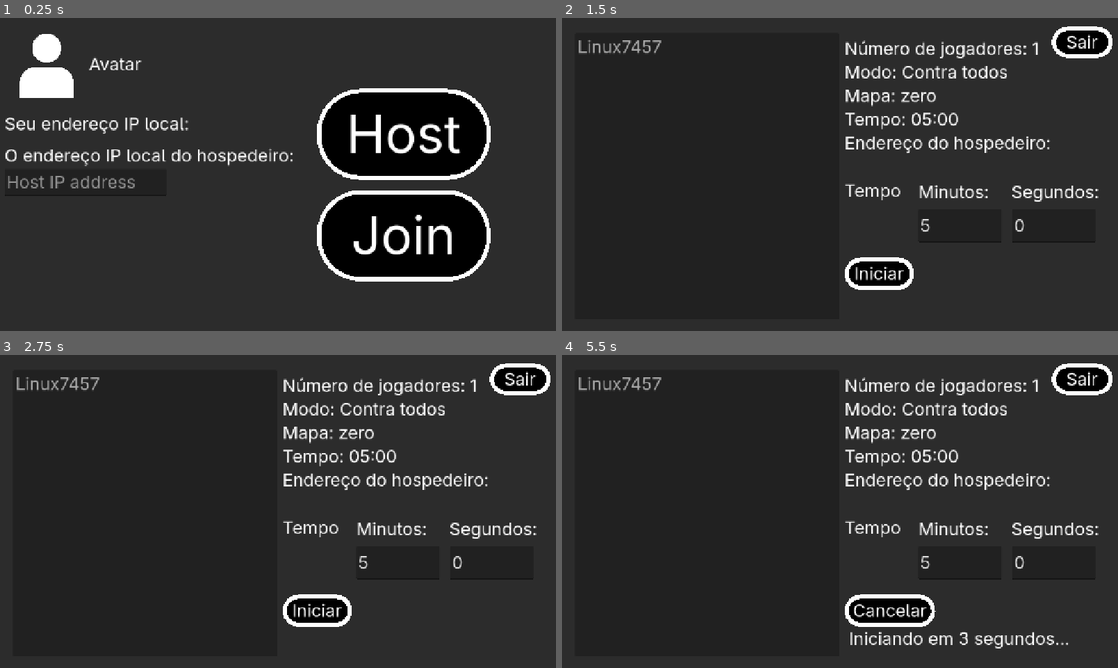
Above: before the commit, frames 1-4 (two rows, left to right).
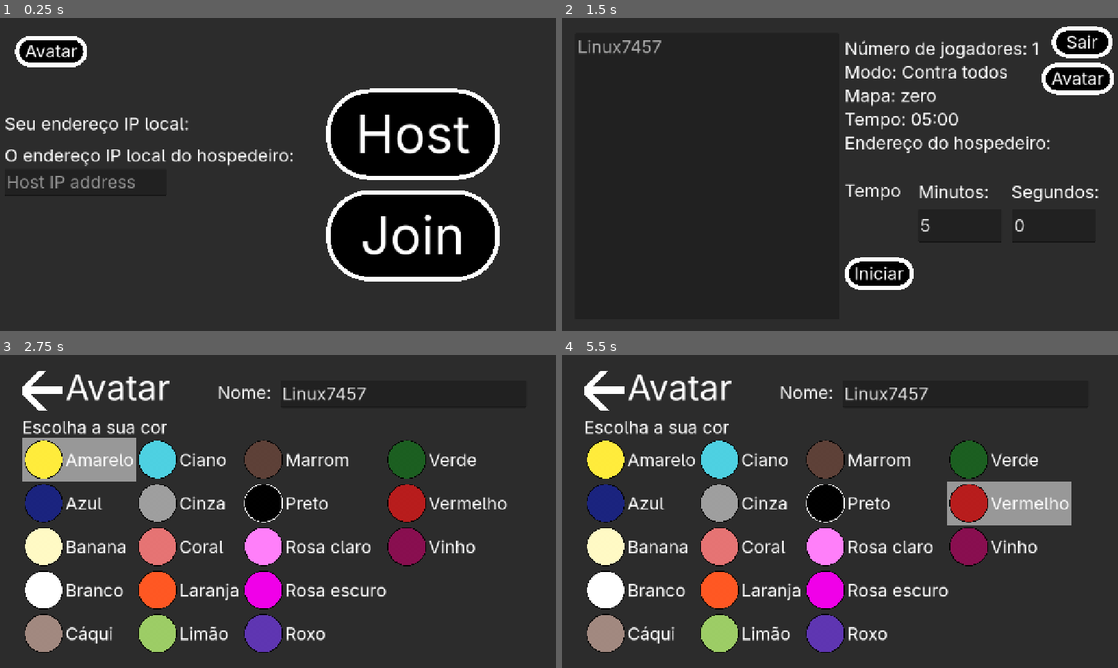
Above: after the commit, the same moments.

Repository: ruanv0/shots_circles
Game: Godot game, scene res://hub.tscn
Same seed, same stepped clock (60 frames per second), same inputs: the game is played once before the commit and once after it.
Inputs (mouse positions are in pixels of both pictures, inside the frame that each line leads up to):
- Up to frame 1 (0.25 s): no input
- Up to frame 2 (1.5 s): click (645, 180) at 0.52 s; type "12" at 0.6 s; click "Host" at 1.25 s
- Up to frame 3 (2.75 s): click (517, 414) at 2 s, where only the run after the commit has a clickable "Avatar"
- Up to frame 4 (5.5 s): click (878, 611) at 2.75 s, where only the run before the commit has a clickable "Iniciar"; click (890, 611) at 3.5 s, where only the run before the commit has a clickable "Cancelar"; click (878, 611) at 4.25 s, where only the run before the commit has a clickable "Iniciar"; tap Enter at 5 s; move the mouse to (962, 495) at 5.02 s; click (962, 495) at 5.17 s

The runs differ from the first frame. In frame 1, 7.8% of the frame differs, in the area x 2-90%, y 5-85%; in frame 2, 1.2%; in frame 3, 25%; in frame 4, 26%, in the area x 3-99%, y 2-96%.
Error before the commit: Out of bounds get index '1' (on base: 'PackedStringArray') (res://hub.gd:15)
Error after the commit: Out of bounds get index '1' (on base: 'PackedStringArray') (res://hub.gd:14)

Commit message:
2025.07.04.0

Diff:
--- a/avatar.gd
+++ b/avatar.gd
@@ -10,7 +10,7 @@
 				 "Rosa Claro", "Rosa Escuro", "Roxo",
 				 "Verde", "Vermelho", "Vinho"]
 var colunas_px = []
-var back_pressed = -1
+var previous_menu = ""
 
 
 func select(num_cor: int) -> void:
@@ -94,18 +94,22 @@
 					break
 		if linha != -1 and coluna != -1:
 			select(5 * coluna + linha)
-		if event.position.x > 50 and event.position.x < 140 and event.position.y > 40 and event.position.y < 130:
-			call_deferred("add_sibling", load("res://hub.tscn").instantiate())
-			queue_free()
-		elif event.index == back_pressed:
-			$back.texture = load("res://back_button.png")
-			back_pressed = -1
-		elif event is InputEventScreenTouch and event.pressed:
-			if event.position.x > 50 and event.position.x < 140 and event.position.y > 40 and event.position.y < 130:
-				$back.texture = load("res://back_button_pressed.png")
-				back_pressed = event.index
 
 
 func _on_name_text_text_changed(new_text) -> void:
 	player_info.user_name = new_text
 	player_info.save()
+
+
+func enable_visibility(previous_menu_: String) -> void:
+	visible = true
+	previous_menu = previous_menu_
+
+
+func _on_sair_pressed() -> void:
+	visible = false
+	if previous_menu == "hub":
+		$"..".disable_visibility(false)
+	elif previous_menu == "multiplayer":
+		$"../multiplayer_menu".visible = true
+		$"../multiplayer_menu".update_player_data.rpc(player_info.cor, player_info.user_name)
--- a/avatar.tscn
+++ b/avatar.tscn
@@ -23,7 +23,7 @@
 [ext_resource type="Texture2D" uid="uid://l0acq5pdbete" path="res://circulos/circulo_vinho.png" id="18_osopg"]
 [ext_resource type="Texture2D" uid="uid://btdfqqnjfwpa6" path="res://fundo_claro.png" id="20_ctk6g"]
 
-[node name="Node2D" type="Node2D"]
+[node name="avatar" type="Node2D"]
 script = ExtResource("1_o0snk")
 
 [node name="name_text" type="LineEdit" parent="."]
@@ -36,11 +36,14 @@
 placeholder_text = "Escreva seu nome"
 max_length = 12
 
-[node name="back" type="Sprite2D" parent="."]
-position = Vector2(50, 40)
-scale = Vector2(0.3, 0.3)
-texture = ExtResource("2_vpdvi")
-centered = false
+[node name="sair" type="Button" parent="."]
+offset_left = 47.0
+offset_top = 31.0
+offset_right = 147.0
+offset_bottom = 131.0
+icon = ExtResource("2_vpdvi")
+flat = true
+expand_icon = true
 
 [node name="select" type="Sprite2D" parent="."]
 texture = ExtResource("20_ctk6g")
@@ -416,3 +419,4 @@
 text = "Vinho"
 
 [connection signal="text_changed" from="name_text" to="." method="_on_name_text_text_changed"]
+[connection signal="pressed" from="sair" to="." method="_on_sair_pressed"]
--- a/hub.gd
+++ b/hub.gd
@@ -1,7 +1,6 @@
 extends Node2D
 
 
-var avatar_pressed = -1
 var ip_address: String
 var host = false
 
@@ -15,42 +14,28 @@
 	$host_ip_address.text = ip_address.split(".")[0] + "." + ip_address.split(".")[1] + "." + ip_address.split(".")[2] + "."
 
 
+func disable_visibility(yes_or_no: bool) -> void:
+	$host.visible = !yes_or_no
+	$join.visible = !yes_or_no
+	$avatar_button.visible = !yes_or_no
+	$host_ip_address.visible = !yes_or_no
+	$your_ip_address.visible = !yes_or_no
+	$host_ip_address_label.visible = !yes_or_no
+
+
 func _on_host_pressed() -> void:
 	$multiplayer_menu.visible = true
 	host = true
 	$multiplayer_menu.host_game(host)
-	$host.visible = false
-	$join.visible = false
-	$avatar.visible = false
-	$avatar_label.visible = false
-	$host_ip_address.visible = false
-	$your_ip_address.visible = false
-	$host_ip_address_label.visible = false
+	disable_visibility(true)
 
 
 func _on_join_pressed() -> void:
 	$multiplayer_menu.visible = true
 	$multiplayer_menu.host_game(false)
-	$host.visible = false
-	$join.visible = false
-	$avatar.visible = false
-	$avatar_label.visible = false
-	$host_ip_address.visible = false
-	$your_ip_address.visible = false
-	$host_ip_address_label.visible = false
+	disable_visibility(true)
 
 
-func _input(event) -> void:
-	if $avatar.visible and event is InputEventScreenTouch and not event.pressed:
-		if event.position.x > 30 and event.position.x < 183.6 + 160 and event.position.y > 0 and event.position.y < 183.6:
-			call_deferred("add_sibling", load("res://avatar.tscn").instantiate())
-			queue_free()
-		elif avatar_pressed == event.index:
-			avatar_pressed = -1
-			$avatar_label.add_theme_color_override("font_color", Color8(255, 255, 255))
-			$avatar.texture = load("res://avatar_normal.png")
-	elif event is InputEventScreenTouch and event.pressed:
-		if $avatar.visible and event.position.x > 30 and event.position.x < 183.6 + 160 and event.position.y > 0 and event.position.y < 183.6:
-			$avatar_label.add_theme_color_override("font_color", Color8(134, 134, 134))
-			$avatar.texture = load("res://avatar_pressed.png")
-			avatar_pressed = event.index
+func _on_avatar_button_pressed() -> void:
+	$avatar.enable_visibility("hub")
+	disable_visibility(true)
--- a/hub.tscn
+++ b/hub.tscn
@@ -1,44 +1,30 @@
 [gd_scene load_steps=5 format=3 uid="uid://3ow5m0minlt2"]
 
 [ext_resource type="Script" uid="uid://ccksy768j568l" path="res://hub.gd" id="1_p106a"]
-[ext_resource type="Texture2D" uid="uid://cgdn7qj8ykm6" path="res://avatar_normal.png" id="2_kt6ty"]
 [ext_resource type="Theme" uid="uid://04ex0vg6beua" path="res://theme.tres" id="2_ysrp0"]
 [ext_resource type="PackedScene" uid="uid://dvhwxhu7xcdm" path="res://multiplayer_menu.tscn" id="4_fwqlr"]
+[ext_resource type="PackedScene" uid="uid://cwecqqntqbhyj" path="res://avatar.tscn" id="4_ysrp0"]
 
 [node name="hub" type="Node2D"]
 script = ExtResource("1_p106a")
 
 [node name="host" type="Button" parent="."]
-offset_left = 729.0
+offset_left = 750.0
 offset_top = 162.0
-offset_right = 1129.0
+offset_right = 1150.0
 offset_bottom = 372.0
 theme = ExtResource("2_ysrp0")
 theme_override_font_sizes/font_size = 120
 text = "Host"
 
 [node name="join" type="Button" parent="."]
-offset_left = 729.0
+offset_left = 750.0
 offset_top = 395.0
-offset_right = 1129.0
+offset_right = 1150.0
 offset_bottom = 605.0
 theme = ExtResource("2_ysrp0")
 theme_override_font_sizes/font_size = 120
 text = "Join"
-
-[node name="avatar" type="Sprite2D" parent="."]
-position = Vector2(30, 30)
-scale = Vector2(0.3, 0.3)
-texture = ExtResource("2_kt6ty")
-centered = false
-
-[node name="avatar_label" type="Label" parent="."]
-offset_left = 204.0
-offset_top = 80.0
-offset_right = 324.0
-offset_bottom = 129.0
-theme = ExtResource("2_ysrp0")
-text = "Avatar"
 
 [node name="multiplayer_menu" parent="." instance=ExtResource("4_fwqlr")]
 visible = false
@@ -69,5 +55,17 @@
 theme = ExtResource("2_ysrp0")
 text = "O endereço IP local do hospedeiro:"
 
+[node name="avatar_button" type="Button" parent="."]
+offset_left = 34.0
+offset_top = 40.0
+offset_right = 201.0
+offset_bottom = 109.0
+theme = ExtResource("2_ysrp0")
+text = "Avatar"
+
+[node name="avatar" parent="." instance=ExtResource("4_ysrp0")]
+visible = false
+
 [connection signal="pressed" from="host" to="." method="_on_host_pressed"]
 [connection signal="pressed" from="join" to="." method="_on_join_pressed"]
+[connection signal="pressed" from="avatar_button" to="." method="_on_avatar_button_pressed"]
--- a/multiplayer_menu.gd
+++ b/multiplayer_menu.gd
@@ -4,6 +4,7 @@
 var connected_peer_ids = []
 var peer_colors = []
 var peer_names = []
+var peer_ips = []
 var tempo = 300
 
 
@@ -12,10 +13,10 @@
 		var peer = ENetMultiplayerPeer.new()
 		peer.create_server(54822)
 		multiplayer.multiplayer_peer = peer
-		add_player(1, player_info.cor, player_info.user_name)
+		add_player(1, player_info.cor, player_info.user_name, $"..".ip_address)
 		multiplayer.peer_connected.connect(
 			func(new_peer_id):
-				add_previously_connected_players.rpc_id(new_peer_id, connected_peer_ids, peer_colors, peer_names)
+				add_previously_connected_players.rpc_id(new_peer_id, connected_peer_ids, peer_colors, peer_names, peer_ips)
 				add_myself.rpc_id(new_peer_id, new_peer_id, tempo)
 		)
 		multiplayer.peer_disconnected.connect(
@@ -32,28 +33,21 @@
 		update_information(tempo)
 
 
-func add_player(id: int, color: int, user_name_: String) -> void:
-	if user_name_ in peer_names:
-		for index in range(0, 33):
-			if user_name_ + str(index) not in peer_names:
-				user_name_ = user_name_ + str(index)
-				break
+func add_player(id: int, color: int, user_name_: String, ip: String) -> void:
 	$names_list.add_item(user_name_)
 	connected_peer_ids.append(id)
 	peer_colors.append(color)
 	peer_names.append(user_name_)
+	peer_ips.append(ip)
 	update_information.rpc(tempo)
 
 
 @rpc("call_local")
 func remove_player(id: int):
-	print("multiplayer.get_unique_id() -> ", multiplayer.get_unique_id())
-	print("id -> ", id, " |  connected_peer_ids.find(id) -> ", connected_peer_ids.find(id))
 	peer_colors.pop_at(connected_peer_ids.find(id))
-	print("1. len(peer_names) -> ", len(peer_names))
 	peer_names.pop_at(connected_peer_ids.find(id))
-	print("2. len(peer_names) -> ", len(peer_names))
 	$names_list.remove_item(connected_peer_ids.find(id))
+	peer_ips.pop_at(connected_peer_ids.find(id))
 	connected_peer_ids.erase(id)
 	update_information.rpc(tempo)
 
@@ -65,21 +59,34 @@
 			players_positions_.append(child.global_position)
 	return players_positions_
 
+
 @rpc
 func add_myself(id: int, tempo_: int) -> void:
 	tempo = tempo_
-	add_newly_connected_player.rpc(id, player_info.cor, player_info.user_name)
+	if player_info.user_name in peer_names:
+		for index in range(0, 33):
+			if player_info.user_name + str(index) not in peer_names:
+				if len(player_info.user_name + str(index)) < $"../avatar/name_text".max_length:
+					$"../avatar/name_text".text = player_info.user_name + str(index)
+				else:
+					if index >= 10:
+						$"../avatar/name_text".max_length += 2
+					elif index < 10:
+						$"../avatar/name_text".max_length += 1
+					$"../avatar/name_text".text = player_info.user_name + str(index)
+				break
+	add_newly_connected_player.rpc(id, player_info.cor, $"../avatar/name_text".text, $"..".ip_address)
 
 
 @rpc("call_local", "any_peer")
-func add_newly_connected_player(id: int, color: int, user_name_) -> void:
-	add_player(id, color, user_name_)
+func add_newly_connected_player(id: int, color: int, user_name_, ip: String) -> void:
+	add_player(id, color, user_name_, ip)
 
 
 @rpc
-func add_previously_connected_players(peer_ids_: Array, colors: Array, names_: Array) -> void:
+func add_previously_connected_players(peer_ids_: Array, colors: Array, names_: Array, ips: Array) -> void:
 	for index in range(0, len(peer_ids_)):
-		add_player(peer_ids_[index], colors[index], names_[index])
+		add_player(peer_ids_[index], colors[index], names_[index], ips[index])
 
 
 func _process(_delta) -> void:
@@ -150,6 +157,13 @@
 	$cancelar.visible = false
 
 
+@rpc("call_local", "any_peer")
+func update_player_data(color: int, user_name_: String) -> void:
+	$names_list.set_item_text(connected_peer_ids.find(multiplayer.get_remote_sender_id()), user_name_)
+	peer_colors[connected_peer_ids.find(multiplayer.get_remote_sender_id())] = color
+	peer_names[connected_peer_ids.find(multiplayer.get_remote_sender_id())] = user_name_
+
+
 # É importante uma chamada local para que ao clicar
 # o botão 'Iniciar' todos os jogadores estejam atualizados
 @rpc("call_local", "any_peer")
@@ -187,10 +201,9 @@
 	$names_list.clear()
 	tempo = 300
 	visible = false
-	$"../host".visible = true
-	$"../join".visible = true
-	$"../avatar".visible = true
-	$"../avatar_label".visible = true
-	$"../host_ip_address".visible = true
-	$"../your_ip_address".visible = true
-	$"../host_ip_address_label".visible = true
+	$"..".disable_visibility(false)
+
+
+func _on_avatar_button_pressed() -> void:
+	$"../avatar".enable_visibility("multiplayer")
+	visible = false
--- a/multiplayer_menu.tscn
+++ b/multiplayer_menu.tscn
@@ -126,9 +126,19 @@
 text = "Sair"
 expand_icon = true
 
+[node name="avatar_button" type="Button" parent="."]
+layout_mode = 0
+offset_left = 1103.0
+offset_top = 103.0
+offset_right = 1271.0
+offset_bottom = 172.0
+theme = ExtResource("2_326qw")
+text = "Avatar"
+
 [connection signal="pressed" from="iniciar" to="." method="_on_iniciar_pressed"]
 [connection signal="pressed" from="cancelar" to="." method="_on_cancelar_pressed"]
 [connection signal="timeout" from="timer" to="." method="_on_timer_timeout"]
 [connection signal="text_changed" from="tempo_host/minutes_edit" to="." method="_on_minutes_edit_text_changed"]
 [connection signal="text_changed" from="tempo_host/seconds_edit" to="." method="_on_seconds_edit_text_changed"]
 [connection signal="pressed" from="sair" to="." method="_on_sair_pressed"]
+[connection signal="pressed" from="avatar_button" to="." method="_on_avatar_button_pressed"]
